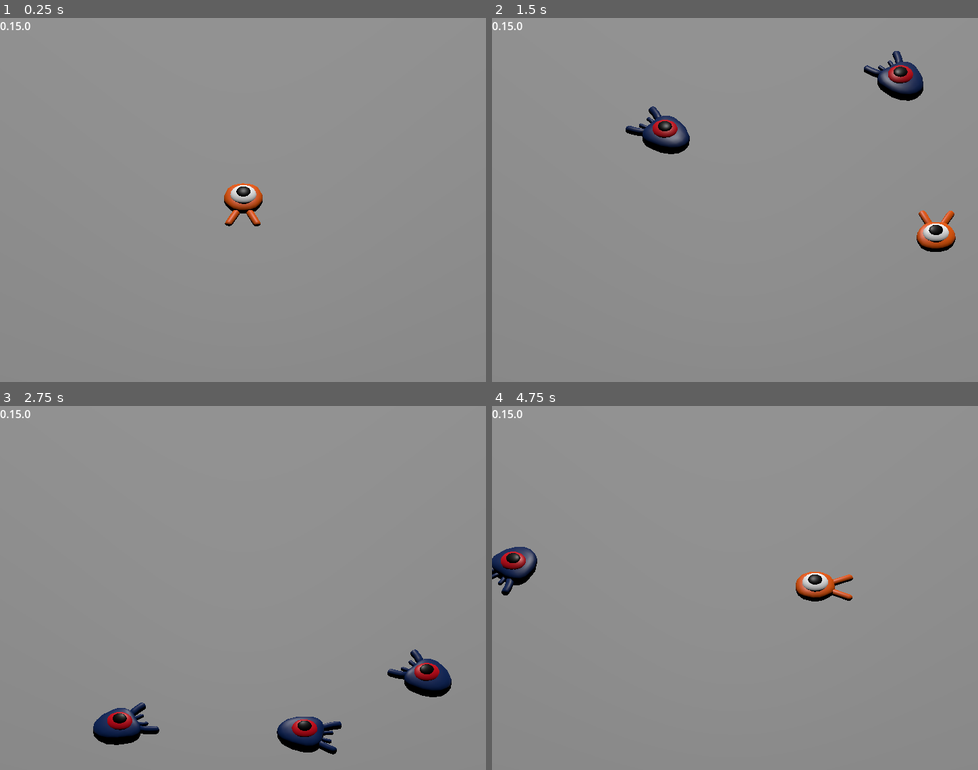
Above: before the commit, frames 1-4 (two rows, left to right).
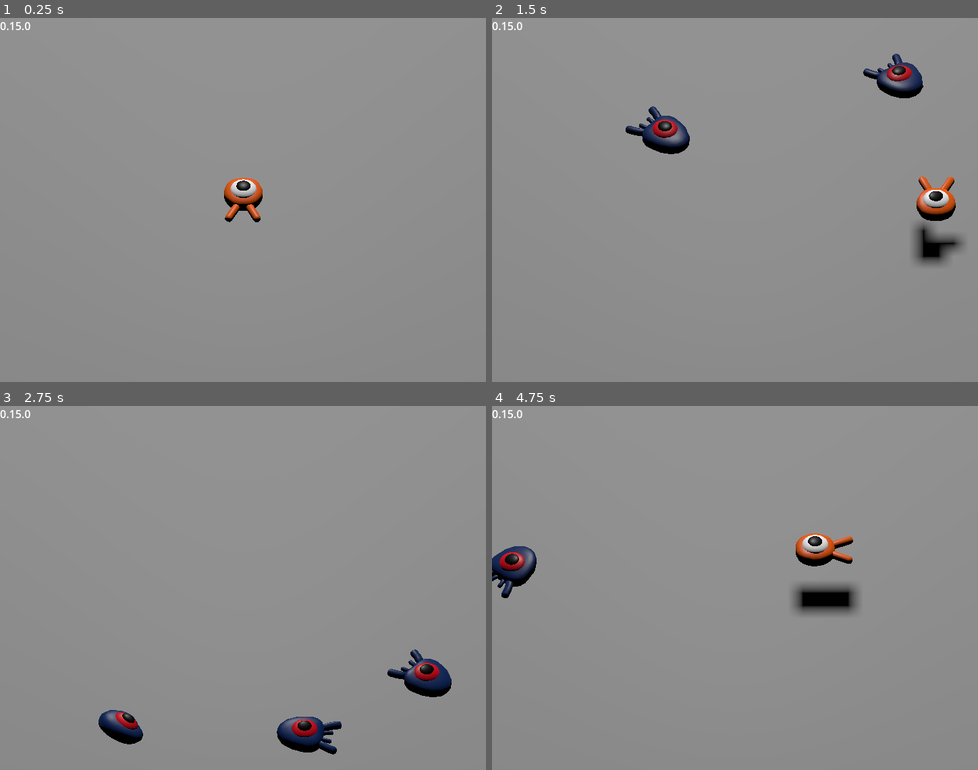
Above: after the commit, the same moments.

Repository: joshuafolkken/squash_the_creeps_start
Game: Godot game, scene res://scenes/main.tscn
The game is run twice, just before and just after one commit, with the same random seed, the same clock (stepped at 60 frames per second) and the same inputs.
Inputs:
- Up to frame 1 (0.25 s): no input
- Up to frame 2 (1.5 s): tap Enter at 0.5 s; hold Right (move_right) 0.53-1.28 s; tap Space (jump) at 0.6, 0.77, 1.07, 1.35 s; hold Down (move_back) from 1.28 s (still down)
- Up to frame 3 (2.75 s): tap Space (jump) at 1.52, 1.82, 2.1 s; release Down (move_back) at 2.03 s; hold Right (move_right) from 2.03 s (still down)
- Up to frame 4 (4.75 s): release Right (move_right) at 2.78 s; hold Up (move_forward) 2.78-3.53 s; tap Space (jump) at 2.85, 3.02, 3.32, 3.6, 3.77, 4.07, 4.35, 4.52 s; hold Left (move_left) from 3.53 s (still down)

The runs differ from the first frame. In frame 1, 0.8% of the frame differs, in the area x 46-55%, y 43-58%; in frame 2, 2.0%; in frame 3, 0.8%; in frame 4, 2.2%, in the area x 0-76%, y 35-58%.

Commit message:
jumping and squashing monsters #33

Diff:
--- a/project.godot
+++ b/project.godot
@@ -71,6 +71,12 @@
 ]
 }
 
+[layer_names]
+
+3d_physics/layer_1="player"
+3d_physics/layer_2="enemies"
+3d_physics/layer_3="world"
+
 [rendering]
 
 quality/driver/driver_name="GLES2"
--- a/scenes/main.tscn
+++ b/scenes/main.tscn
@@ -34,6 +34,8 @@
 
 [node name="Ground" type="StaticBody3D" parent="."]
 transform = Transform3D(1, 0, 0, 0, 1, 0, 0, 0, 1, 0, -1, 0)
+collision_layer = 4
+collision_mask = 0
 
 [node name="CollisionShape3D" type="CollisionShape3D" parent="Ground"]
 shape = SubResource("BoxShape3D_o5qli")
--- a/scenes/mob.tscn
+++ b/scenes/mob.tscn
@@ -4,9 +4,11 @@
 [ext_resource type="Script" uid="uid://0eipcvvuydpq" path="res://scripts/mob.gd" id="1_bsing"]
 
 [sub_resource type="BoxShape3D" id="BoxShape3D_bsing"]
-size = Vector3(1, 0.427185, 2.0748)
+size = Vector3(1.40045, 0.860281, 2.08)
 
-[node name="Mob" type="CharacterBody3D"]
+[node name="Mob" type="CharacterBody3D" groups=["mob"]]
+collision_layer = 2
+collision_mask = 0
 script = ExtResource("1_bsing")
 
 [node name="Pivot" type="Node3D" parent="."]
@@ -15,7 +17,7 @@
 transform = Transform3D(1, 0, 0, 0, 1, 0, 0, 0, 1, 0, 0.159783, 0)
 
 [node name="CollisionShape3D" type="CollisionShape3D" parent="."]
-transform = Transform3D(1, 0, 0, 0, 1, 0, 0, 0, 1, 0, 0.385761, -0.0335417)
+transform = Transform3D(1, 0, 0, 0, 1, 0, 0, 0, 1, 9.15527e-05, 0.443015, -0.0684426)
 shape = SubResource("BoxShape3D_bsing")
 
 [node name="VisibleOnScreenEnabler3D" type="VisibleOnScreenEnabler3D" parent="."]
--- a/scenes/player.tscn
+++ b/scenes/player.tscn
@@ -7,9 +7,11 @@
 radius = 0.8
 
 [node name="Player" type="CharacterBody3D"]
+collision_mask = 6
 script = ExtResource("1_g2els")
 
 [node name="Pivot" type="Node3D" parent="."]
+transform = Transform3D(1, 0, 0, 0, 1, 0, 0, 0, 1, 0, 0.421499, 0)
 
 [node name="Character" parent="Pivot" instance=ExtResource("1_4flbx")]
 
--- a/scripts/lib/player_input.gd
+++ b/scripts/lib/player_input.gd
@@ -11,3 +11,7 @@
 		)
 		. normalized()
 	)
+
+
+static func is_jump_triggered() -> bool:
+	return Input.is_action_just_pressed("jump")
--- a/scripts/mob.gd
+++ b/scripts/mob.gd
@@ -1,14 +1,14 @@
 class_name Mob
 extends CharacterBody3D
+
+signal squashed
 
 const DIRECTION_RANDOM_ANGLE := PI / 4
 const MIN_SPEED_RANGE := 1
 const MAX_SPEED_RANGE := 50
-const MIN_DEFAULT_SPEED := 10
-const MAX_DEFAULT_SPEED := 18
 
-@export_range(MIN_SPEED_RANGE, MAX_SPEED_RANGE) var min_speed := MIN_DEFAULT_SPEED
-@export_range(MIN_SPEED_RANGE, MAX_SPEED_RANGE) var max_speed := MAX_DEFAULT_SPEED
+@export_range(MIN_SPEED_RANGE, MAX_SPEED_RANGE) var min_speed := 10
+@export_range(MIN_SPEED_RANGE, MAX_SPEED_RANGE) var max_speed := 18
 
 
 func _physics_process(_delta: float) -> void:
@@ -33,3 +33,8 @@
 
 func _on_visible_on_screen_enabler_3d_screen_exited() -> void:
 	queue_free()
+
+
+func squash() -> void:
+	squashed.emit()
+	queue_free()
--- a/scripts/player.gd
+++ b/scripts/player.gd
@@ -1,29 +1,97 @@
 extends CharacterBody3D
 
-const GRAVITY_ACCELERATION := 75.0
-const DEFAULT_SPEED = 14.0
+const STOMP_NORMAL_THRESHOLD := 0.1
+const MOB_GROUP := "mob"
 
-@export var fall_acceleration := GRAVITY_ACCELERATION
-@export var speed := DEFAULT_SPEED
-
-var _target_velocity := Vector3.ZERO
+@export var speed := 14.0
+@export var fall_acceleration := 75.0
+@export var jump_impulse := 20
+@export var bounce_impulse := 16
 
 @onready var _pivot: Node3D = $Pivot
 
 
 func _physics_process(delta: float) -> void:
 	var input_direction := PlayerInput.get_movement_direction()
-	_update_target_velocity(input_direction, delta)
-	velocity = _target_velocity
+	velocity = _calculate_velocity(input_direction, delta)
 	move_and_slide()
 
 
-func _update_target_velocity(direction: Vector3, delta: float) -> void:
+func _calculate_velocity(direction: Vector3, delta: float) -> Vector3:
+	var new_velocity := velocity
+
+	new_velocity = _apply_movement(new_velocity, direction)
+	new_velocity = _apply_gravity(new_velocity, delta)
+	new_velocity = _apply_jump(new_velocity)
+	new_velocity = _apply_collisions(new_velocity)
+
+	return new_velocity
+
+
+func _apply_movement(current_velocity: Vector3, direction: Vector3) -> Vector3:
 	if direction != Vector3.ZERO:
 		_pivot.basis = Basis.looking_at(direction)
 
-	_target_velocity.x = direction.x * speed
-	_target_velocity.z = direction.z * speed
+	var result := current_velocity
+	result.x = direction.x * speed
+	result.z = direction.z * speed
+
+	return result
+
+
+func _apply_gravity(current_velocity: Vector3, delta: float) -> Vector3:
+	var result := current_velocity
 
 	if not is_on_floor():
-		_target_velocity.y -= fall_acceleration * delta
+		result.y -= fall_acceleration * delta
+
+	return result
+
+
+func _apply_jump(current_velocity: Vector3) -> Vector3:
+	var result := current_velocity
+
+	if is_on_floor() and PlayerInput.is_jump_triggered():
+		result.y = jump_impulse
+
+	return result
+
+
+func _apply_collisions(current_velocity: Vector3) -> Vector3:
+	var result := current_velocity
+
+	for index in get_slide_collision_count():
+		var collision := get_slide_collision(index)
+		var collider: Node = collision.get_collider()
+
+		result = _handle_collision(result, collider, collision)
+
+	return result
+
+
+func _handle_collision(
+	current_velocity: Vector3, collider: Node, collision: KinematicCollision3D
+) -> Vector3:
+	if not _is_mob_collision(collider):
+		return current_velocity
+
+	if not _is_stomp_collision(collision):
+		return current_velocity
+
+	return _bounce_on_mob(current_velocity, collider as Mob)
+
+
+func _is_mob_collision(collider: Node) -> bool:
+	return collider is Mob and collider.is_in_group(MOB_GROUP)
+
+
+func _is_stomp_collision(collision: KinematicCollision3D) -> bool:
+	return Vector3.UP.dot(collision.get_normal()) > STOMP_NORMAL_THRESHOLD
+
+
+func _bounce_on_mob(current_velocity: Vector3, mob: Mob) -> Vector3:
+	mob.squash()
+
+	var result := current_velocity
+	result.y = bounce_impulse
+	return result
